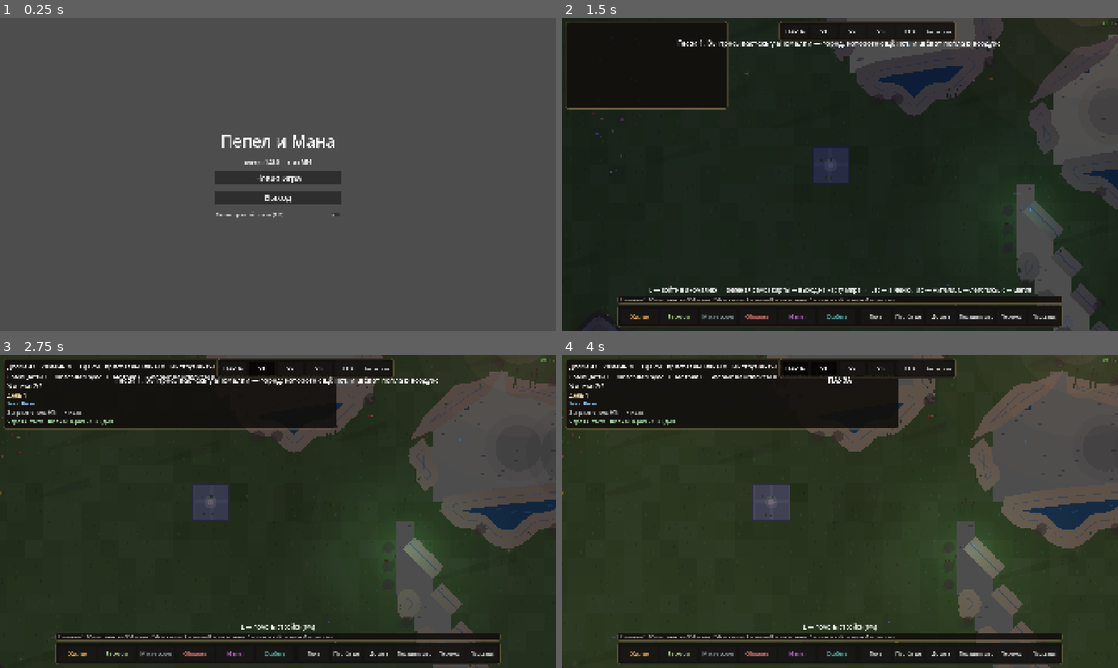
Above: before the commit, frames 1-4 (two rows, left to right).
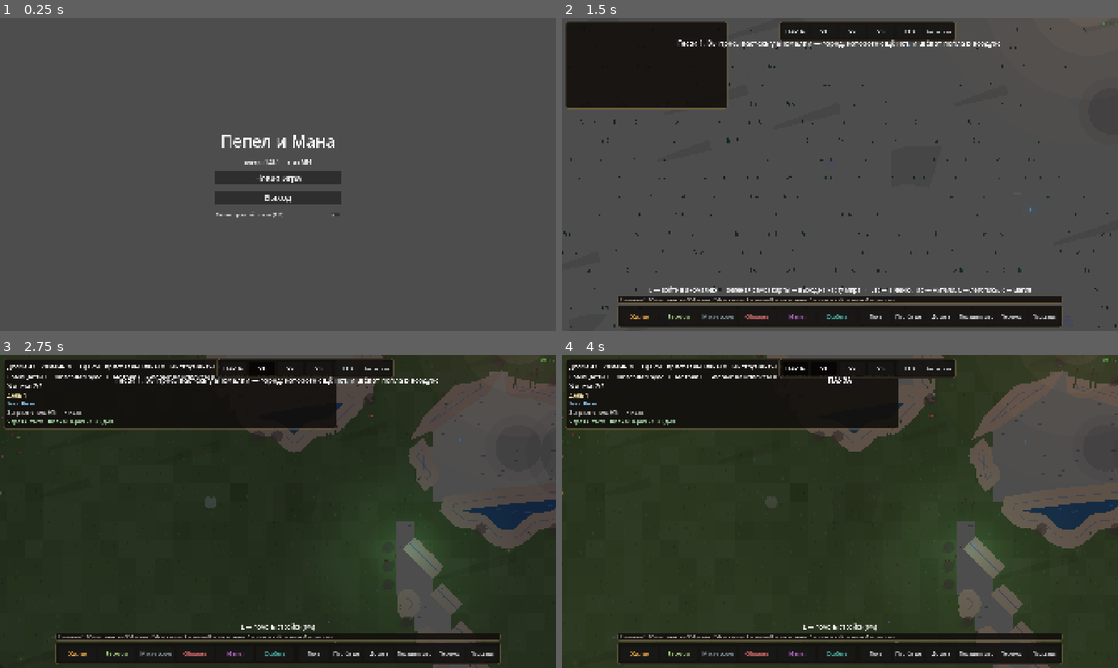
Above: after the commit, the same moments.

Repository: SDVGames-Studio/pepel-i-mana
Game: Godot game, scene res://scenes/main_menu.tscn
The game is run twice, just before and just after one commit, with the same random seed, the same clock (stepped at 60 frames per second) and the same inputs.
Inputs (mouse positions are in pixels of both pictures, inside the frame that each line leads up to):
- Up to frame 1 (0.25 s): no input
- Up to frame 2 (1.5 s): click "Новая игра" at 0.5 s; click "Основать город" at 1.25 s
- Up to frame 3 (2.75 s): tap Enter at 2 s; move the mouse to (400, 495) at 2.02 s; hold D (move_right) from 2.03 s (still down); tap Space (dash) at 2.1 s; click (400, 495) at 2.17 s
- Up to frame 4 (4 s): release D (move_right) at 2.75 s; drag from (728, 527) to (812, 574) at 2.77 s; click "ПАУЗА" at 3.5 s

The runs differ from the first frame. In frame 1, less than 0.1% of the frame differs, in the area x 49-51%, y 45-47%; in frame 2, 68%, in the area x 0-100%, y 0-100%; in frame 3, 0.8%; in frame 4, 0.8%.
Error in both runs: Cannot call method 'get_size' on a null value. (res://scripts/city_view.gd:342)

Commit message:
v1.28.1: фризы убиты — кэш блобов ландшафта по grid_ver, отдельный дешёвый слой зон/дорог, фоновой автосейв (снапшот в кадре, запись в потоке, атомарная подмена), возобновляемый скан места под здание, фикс краша сейва 'Invalid access id'

Diff:
--- a/data/version.json
+++ b/data/version.json
@@ -1,4 +1,4 @@
 {
-	"version": "1.28.0",
+	"version": "1.28.1",
 	"stage": "Этап 2"
 }
--- a/scripts/city.gd
+++ b/scripts/city.gd
@@ -267,6 +267,7 @@
 
 var _hud_refresh_accum := 0.0     # троттлинг HUD (v1.21): панели не чаще 4 раз/сек
 var _terrain_redraw_accum := 0.0  # ландшафт перерисовывается не чаще 2 раз/сек
+var _baked_grid_ver := -1   # версия сетки, на которую запечена земля (v1.28.1)
 
 
 func _process(delta: float) -> void:
@@ -287,9 +288,14 @@
 		if _terrain_redraw_accum >= 0.5:
 			_terrain_redraw_accum = 0.0
 			var trees_changed: bool = sim.terrain_dirty
+			var grid_ver: int = int(sim.map.grid_ver)
+			# v1.28.1: земля перевыпекается ТОЛЬКО при смене маски скал
+			# (grid_ver); деревья/саженцы в землю не запечены с M12.
+			# Спил/рост деревьев — только кэши видов (view/тени).
+			_terrain.rebake(grid_ver != _baked_grid_ver, grid_ver)
+			_baked_grid_ver = grid_ver
 			sim.terrain_dirty = false
 			sim.static_dirty = false
-			_terrain.rebake()   # перевыпечь текстуру ландшафта (v1.21.5)
 			if trees_changed:
 				view.mark_trees_dirty()   # деревья ушли в сортированный слой (M12)
 				_sky_shadows.rebuild()    # кэш теней тоже устарел (v1.27)
--- a/scripts/city_map.gd
+++ b/scripts/city_map.gd
@@ -17,6 +17,7 @@
 var w := 0
 var h := 0
 var ts := 32
+var grid_ver := 0             # v1.28.1: версия масок воды/скал — инкремент при выработке породы
 var grid: Array = []            # grid[y][x] -> TILE_*
 var road := {}                  # Vector2i -> true: дороги (M6) — ускорение и приоритет путей
 var wear := {}                  # Vector2i -> float: износ троп (M6) — город сам строит дороги там, где ходят
--- a/scripts/city_sim_gather.gd
+++ b/scripts/city_sim_gather.gd
@@ -483,6 +483,7 @@
 		_chron("chron.ore_revealed")
 	else:
 		map.grid[tile.y][tile.x] = map.TILE_DEADROCK
+		map.grid_ver += 1   # v1.28.1: маска скал изменилась
 		map.rock_hp[tile] = float(mcfg.get("deadrock_hp", 60.0))
 		events.append({"type": "rock_gone"})
 		_chron("chron.rock_gone")
@@ -599,6 +600,7 @@
 	map.rock_hp[tile] = float(cfg.get("mountain", {}).get("deadrock_hp", 60.0))
 	if kind == map.TILE_ORE:
 		map.grid[tile.y][tile.x] = map.TILE_DEADROCK
+		map.grid_ver += 1   # v1.28.1: маска скал изменилась
 		events.append({"type": "rock_gone"})
 		_chron("chron.rock_gone")
 	terrain_dirty = true
--- a/scripts/city_sim_gov.gd
+++ b/scripts/city_sim_gov.gd
@@ -799,23 +799,66 @@
 
 ## Ближайший к центру города билдабл-тайл рядом с природой заданных видов
 ## (радиус от прямоугольника здания). Для самостроя добытчиков (v1.21).
-func _find_tile_near_nature(type_id: String, kinds: Array, radius: float) -> Vector2i:
-	var best := Vector2i(-1, -1)
-	var best_d := INF
-	for y in map.h:
-		for x in map.w:
+func _find_tile_near_nature(type_id: String, kinds: Array, radius: float,
+		sync := false) -> Vector2i:
+	# v1.28.1: кэш + возобновляемый скан (как у _find_gather_tile) — полный
+	# проход по карте с gap-проверками стоил ~0.7 с в день постановки лесопилки
+	var budget := GATHER_SCAN_BUDGET if not sync else 1 << 30
+	var ver := int(map.grid_ver)
+	var key := "nat:" + type_id
+	var c: Dictionary = _gather_cache.get(key, {})
+	if c.is_empty() or int(c.get("ver", -1)) != ver:
+		c = {"ver": ver, "best": Vector2i(-1, -1), "best_d": INF,
+				"y": 0, "x": 0, "done": false}
+		_gather_cache[key] = c
+	if bool(c["done"]):
+		var fb: Vector2i = c["best"]
+		if fb == Vector2i(-1, -1):
+			return fb
+		if is_buildable_rect(type_id, fb) and placement_gap_ok(type_id, fb) \
+				and placement_block(type_id, fb) == "" \
+				and _nature_near_rect(type_id, fb, kinds, radius) != Vector2i(-1, -1):
+			return fb
+		c["done"] = false
+		c["best"] = Vector2i(-1, -1)
+		c["best_d"] = INF
+		c["y"] = 0
+		c["x"] = 0
+	var best: Vector2i = c["best"]
+	var best_d: float = c["best_d"]
+	var processed := 0
+	var y: int = c["y"]
+	while y < map.h and processed < budget:
+		var row_d: float = absf(float(y) - float(map.spawn_tile.y))
+		if row_d > best_d:
+			y += 1
+			continue
+		var x: int = c["x"]
+		while x < map.w and processed < budget:
+			processed += 1
 			var t := Vector2i(x, y)
+			x += 1
+			var col_d: float = maxf(row_d, absf(float(t.x) - float(map.spawn_tile.x)))
+			if col_d >= best_d:
+				continue
 			if not is_buildable_rect(type_id, t) or not placement_gap_ok(type_id, t):
 				continue
 			if placement_block(type_id, t) != "":
 				continue
 			if _nature_near_rect(type_id, t, kinds, radius) == Vector2i(-1, -1):
 				continue
-			var d: float = Vector2(t).distance_to(Vector2(map.spawn_tile))
-			if d < best_d:
-				best_d = d
-				best = t
-	return best
+			best = t
+			best_d = col_d
+		if x >= map.w:
+			y += 1
+			x = 0
+		c["y"] = y
+		c["x"] = x
+	if y >= map.h:
+		c["done"] = true
+	c["best"] = best
+	c["best_d"] = best_d
+	return Vector2i(-1, -1) if not bool(c["done"]) else best
 
 
 ## Якорь района (v1.21.1): ближайшее к центру города ГОТОВОЕ здание того же
@@ -867,25 +910,102 @@
 
 ## Ближайший к центру города тайл рядом с ресурсом, куда можно поставить здание.
 ## on_resource — здание ставится прямо на тайл (шахта на руде).
-func _find_gather_tile(type_id: String, kinds: Array, on_resource: bool) -> Vector2i:
-	var best := Vector2i(-1, -1)
-	var best_d := INF
-	for y in map.h:
-		for x in map.w:
+var _gather_cache := {}   # type_id -> состояние возобновляемого скана (v1.28.1)
+
+## Бюджет тайлов на один тик: полный скан размазывается по тикам, фриза нет.
+## sync=true — пройти до конца за один вызов (автотесты).
+const GATHER_SCAN_BUDGET := 400
+
+
+## Поиск места у ресурса: скан РЕЗЮМИРУЕТСЯ между тиками (состояние в
+## _gather_cache). Пока скан не дошёл до конца — возвращает -1 («сегодня не
+## поставили»), город просто строит на день позже, зато без фриза.
+func _find_gather_tile(type_id: String, kinds: Array, on_resource: bool,
+		sync := false) -> Vector2i:
+	var budget := GATHER_SCAN_BUDGET if not sync else 1 << 30
+	var ver := int(map.grid_ver)
+	var c: Dictionary = _gather_cache.get(type_id, {})
+	if c.is_empty() or int(c.get("ver", -1)) != ver:
+		c = {"ver": ver, "best": Vector2i(-1, -1), "best_d": INF,
+				"y": 0, "x": 0, "done": false}
+		_gather_cache[type_id] = c
+	if bool(c["done"]):
+		# скан завершён: быстрое ревалидирование найденного места
+		var fb: Vector2i = c["best"]
+		if fb == Vector2i(-1, -1):
+			return fb
+		if is_buildable_rect(type_id, fb) and placement_block(type_id, fb) == "" \
+				and placement_gap_ok(type_id, fb):
+			return fb
+		c["done"] = false   # место заняли — скан заново (догонит за пару тиков)
+		c["best"] = Vector2i(-1, -1)
+		c["best_d"] = INF
+		c["y"] = 0
+		c["x"] = 0
+	# возобновляем скан с сохранённой позиции, бюджет — на один тик
+	var best: Vector2i = c["best"]
+	var best_d: float = c["best_d"]
+	var w := bld_w_of_type(type_id)
+	var others: Array = []
+	for b in buildings:
+		others.append({"r": Rect2i(Vector2i(b["tile"]), Vector2i(bld_w(b), bld_w(b))),
+				"wall": String(b["type"]) == "wall" or String(b["type"]) == "gate",
+				"house": String(b["type"]) == "house"})
+	var pcfg: Dictionary = cfg.get("placement", {})
+	var build_gap := int(pcfg.get("build_gap", 1))
+	var wall_gap := int(pcfg.get("wall_house_gap", 3))
+	var processed := 0
+	var y: int = c["y"]
+	while y < map.h and processed < budget:
+		var row_d: float = absf(float(y) - float(map.spawn_tile.y))
+		if row_d > best_d:
+			y += 1
+			continue
+		var x: int = c["x"]
+		while x < map.w and processed < budget:
+			processed += 1
 			var t := Vector2i(x, y)
-			if on_resource:
-				if not (map.grid[y][x] in kinds) or not is_buildable_rect(type_id, t) \
-						or not placement_gap_ok(type_id, t):
-					continue
-			else:
-				if not is_buildable_rect(type_id, t) or placement_block(type_id, t) != "" \
-						or not placement_gap_ok(type_id, t):
-					continue
-			var d: float = Vector2(t).distance_to(Vector2(map.spawn_tile))
-			if d < best_d:
-				best_d = d
-				best = t
-	return best
+			var col_d: float = maxf(row_d, absf(float(x) - float(map.spawn_tile.x)))
+			x += 1
+			if col_d >= best_d:
+				continue
+			if on_resource and not (map.grid[t.y][t.x] in kinds):
+				continue
+			var ok := true
+			for dy in w:
+				for dx in w:
+					var ct := t + Vector2i(dx, dy)
+					if not is_buildable_tile(ct) or not building_at(ct).is_empty():
+						ok = false
+						break
+				if not ok:
+					break
+			# особые правила места (шахта на жиле, оружейная у кузни...) —
+			# без этого скан находил формально годное, но игрово неверное место
+			if ok and placement_block(type_id, t) != "":
+				ok = false
+			if ok:
+				for o in others:
+					var r: Rect2i = o["r"]
+					var dx2: int = maxi(maxi(t.x - r.end.x, r.position.x - (t.x + w)), 0)
+					var dy2: int = maxi(maxi(t.y - r.end.y, r.position.y - (t.y + w)), 0)
+					if maxi(dx2, dy2) < (wall_gap if (o["wall"] and o["house"]) else build_gap):
+						ok = false
+						break
+			if not ok:
+				continue
+			best = t
+			best_d = col_d
+		if x >= map.w:
+			y += 1
+			x = 0
+		c["y"] = y
+		c["x"] = x
+	if y >= map.h:
+		c["done"] = true
+	c["best"] = best
+	c["best_d"] = best_d
+	return Vector2i(-1, -1) if not bool(c["done"]) else best
 
 
 func _ring_buildable(center: Vector2i, max_radius: int, type_id := "") -> Vector2i:
@@ -929,6 +1049,8 @@
 
 ## Дневной бросок: болезни и выздоровления (лекарь лечит, запущенная болезнь убивает).
 func _roll_ailments() -> void:
+	if OS.get_environment("AIL_OFF") != "":
+		return   # биопсия: глушим тело для бисекции фриза
 	var acfg: Dictionary = people.get("ailments", {})
 	for r in residents.duplicate():
 		if String(r["prof"]) == "" or _is_golem(r):
--- a/scripts/city_sim_tick.gd
+++ b/scripts/city_sim_tick.gd
@@ -73,12 +73,16 @@
 	match _daily_phase:
 		1:
 			# фаза 1 — самая тяжёлая: стройка и переназначение всех жителей
+			var t0: int = Time.get_ticks_usec()
 			_roll_autobuild()
+			var t1: int = Time.get_ticks_usec()
 			_roll_city_repair()   # город чинит сам: строитель 50%, непрофильный 70% (v1.21.3)
+			var t2: int = Time.get_ticks_usec()
 			morning_plan()
+			var t3: int = Time.get_ticks_usec()
 			_daily_phase = 2
 		2:
-			# фаза 2 — люди и события
+			# фаза 2 — люди и события (болезни/беженцы/рождения/стражи/охота...)
 			_roll_ailments()
 			_roll_refugees()
 			_roll_births()
--- a/scripts/city_terrain.gd
+++ b/scripts/city_terrain.gd
@@ -22,6 +22,12 @@
 var _vp: SubViewport = null
 var _drawer: Node2D = null
 var _tex: Texture2D = null
+# v1.28.1: второй слой — «надстройки» (зоны/дороги/плиты). Они меняются
+# часто (обустройство полей), а полная перевыпечка земли (тысячи команд
+# травы) стоила ~0.3 с и давала регулярные фризы.
+var _vp2: SubViewport = null
+var _drawer2: Node2D = null
+var _tex2: Texture2D = null
 
 
 func setup(city_map, city_cfg: Dictionary, city_sim = null) -> void:
@@ -49,21 +55,49 @@
 	_drawer.draw.connect(_draw_tiles)
 	_vp.add_child(_drawer)
 	_tex = _vp.get_texture()
+	_vp2 = SubViewport.new()
+	_vp2.size = _vp.size
+	_vp2.transparent_bg = true
+	_vp2.render_target_update_mode = SubViewport.UPDATE_DISABLED
+	_vp2.canvas_item_default_texture_filter = Viewport.DEFAULT_CANVAS_ITEM_TEXTURE_FILTER_NEAREST
+	add_child(_vp2)
+	_drawer2 = Node2D.new()
+	_drawer2.draw.connect(_draw_static_content)
+	_vp2.add_child(_drawer2)
+	_tex2 = _vp2.get_texture()
 	queue_redraw()
 
 
 func _ready() -> void:
-	rebake()
-
-
-## Перевыпечь ландшафт (дерево спилили, скала выработана...) — вызвать
-## вместо queue_redraw(): перерисовать духовку и обновить квадрат.
-func rebake() -> void:
+	rebake(true)   # первый bake: кэш блобов строится обязательно
+
+
+## Перевыпечь слой земли (скалу выработали, воду замостили мостом...) —
+## heavy=true и версия сетки изменились: пересчитать блобы и всё поле.
+## false: перерисовать ТОЛЬКО надстройки (зоны/дороги/плиты) — дёшево.
+## v1.28.1 (фикс фризов): полная перевыпечка земли = тысячи draw-команд
+## травы (~0.3 с), а вызывалась на каждое обустройство клетки/дорогу.
+var _rebake_count := 0
+var _blob_cache_ver := -1     # версия сетки, на которую построен кэш блобов
+var _blob_cache_dirty := true # кэш требует пересчёта (первый bake или смена сетки)
+var _water_cached: Array = []   # [{loop, tris, depth}...]
+var _rock_cached: Array = []    # [{loop, tris}...]
+
+
+func rebake(heavy := false, grid_ver := -1) -> void:
 	if _vp == null:
 		return
-	_drawer.queue_redraw()
-	_vp.render_target_update_mode = SubViewport.UPDATE_DISABLED
-	_vp.render_target_update_mode = SubViewport.UPDATE_ONCE
+	_rebake_count += 1
+	if heavy and map != null and _blob_cache_ver != grid_ver:
+		_blob_cache_ver = grid_ver
+		_blob_cache_dirty = true
+		_drawer.queue_redraw()
+		_vp.render_target_update_mode = SubViewport.UPDATE_DISABLED
+		_vp.render_target_update_mode = SubViewport.UPDATE_ONCE
+	# надстройки всегда перерисовываются — их мало (сотни команд)
+	_drawer2.queue_redraw()
+	_vp2.render_target_update_mode = SubViewport.UPDATE_DISABLED
+	_vp2.render_target_update_mode = SubViewport.UPDATE_ONCE
 	queue_redraw()
 
 
@@ -78,6 +112,8 @@
 	if _tex == null or map == null:
 		return
 	draw_texture_rect(_tex, Rect2(Vector2.ZERO, Vector2(map.w * map.ts, map.h * map.ts)), false)
+	if _tex2 != null:
+		draw_texture_rect(_tex2, Rect2(Vector2.ZERO, Vector2(map.w * map.ts, map.h * map.ts)), false)
 
 
 ## Отрисовка тайлов — в холст духовки (те же команды, что рисовали в _draw
@@ -106,6 +142,13 @@
 	# сглаживание Безье — стиль RimWorld/Dwarf Fortress, не по тайлам)
 	_draw_rock_blobs(ts)
 	_draw_water_blobs(ts)
+
+
+## Надстройки (v1.28.1 — отдельный дешёвый слой): зоны, дороги, плиты
+## площади. Меняются часто, но команд здесь сотни, а не тысячи.
+func _draw_static_content() -> void:
+	if map == null:
+		return
 	_draw_roads_baked()
 	_draw_zones_baked()
 	_draw_plaza_baked()
@@ -262,6 +305,21 @@
 
 ## Заливка региона: полигон (контур теперь простой — починен сшивкой),
 ## при отказе триангуляции — деградация к тайлам по центрам.
+## Заливка региона: кэшированная триангуляция (быстрый путь, v1.28.1) или
+## разовая триангуляция/тайлы. Триангуляция большого сглаженного полигона
+## дорога — потому кэшируется вместе с контуром.
+func _fill_loop_cached(loop: PackedVector2Array, tris: PackedInt32Array, col: Color) -> void:
+	if tris.is_empty():
+		_drawer.draw_colored_polygon(loop, col)
+		return
+	var cols := PackedColorArray()
+	cols.resize(loop.size())
+	cols.fill(col)
+	# draw_polygon не принимает индексы — пишем триангуляцию через RS
+	RenderingServer.canvas_item_add_triangle_array(_drawer.get_canvas_item(),
+			tris, loop, cols)
+
+
 func _fill_loop(loop: PackedVector2Array, col: Color, ts: float) -> void:
 	if Geometry2D.triangulate_polygon(loop).is_empty():
 		_fill_loop_tiles(loop, col, ts)
@@ -479,33 +537,39 @@
 func _draw_water_blobs(ts: float) -> void:
 	var deep_col: Color = colors.get("water_deep", colors["water"].darkened(0.28))
 	var shore_col: Color = colors.get("shore", Color("#c8b183"))
-	var raw_loops: Array = _mask_loops(func(t: Vector2i) -> bool:
-		return map.grid[t.y][t.x] == map.TILE_WATER)
-	if raw_loops.is_empty():
-		return
-	raw_loops.sort_custom(func(a, b) -> bool: return _loop_area(a) > _loop_area(b))
-	var loops: Array = []
-	for raw in raw_loops:
-		loops.append(_smooth_loop(raw))
-	# заливка: чётная глубина — вода, нечётная — остров (трава).
-	# Тайловая заливка; ступенчатый край накрывает ПЛЯЖ — широкая песчаная
-	# обводка прямо по сглаженному контуру (полуширина ~0.45 тайла гасит
-	# ступени и даёт naturальный берег, как в RimWorld).
-	for loop in loops:
-		var depth := _loop_depth(loop, loops)
-		var c := _poly_centroid(loop)
+	# v1.28.1: контуры+триангуляция — из кэша (маска воды меняется только
+	# со сменой сетки); пересчёт — по _blob_cache_dirty из rebake(heavy)
+	if _blob_cache_dirty:
+		_water_cached = []
+		var raw: Array = _mask_loops(func(t: Vector2i) -> bool:
+			return map.grid[t.y][t.x] == map.TILE_WATER)
+		raw.sort_custom(func(a, b) -> bool: return _loop_area(a) > _loop_area(b))
+		var smootheds: Array = []
+		for rl in raw:
+			smootheds.append(_smooth_loop(rl))
+		for sm in smootheds:
+			_water_cached.append({"loop": sm,
+					"tris": Geometry2D.triangulate_polygon(sm),
+					"depth": _loop_depth(sm, smootheds)})
+		_rock_cached = _build_rock_cache()
+		_blob_cache_dirty = false
+	for entry in _water_cached:
+		var loop: PackedVector2Array = entry["loop"]
+		var depth: int = int(entry["depth"])
 		if depth % 2 == 1:
-			_fill_loop(loop, _grass_at(int(c.x / ts), int(c.y / ts)), ts)
+			var c := _poly_centroid(loop)
+			_fill_loop_cached(loop, entry["tris"], _grass_at(int(c.x / ts), int(c.y / ts)))
 			_stroke_on_loop(loop, ts * 0.6, Color("#6d8a4e").darkened(0.05))
 			continue
-		_fill_loop(loop, colors["water"], ts)
+		_fill_loop_cached(loop, entry["tris"], colors["water"])
 		# глубина: один мягкий тёмный контур только у БОЛЬШИХ водоёмов
 		# (у малых прудов вложенные контуры читались «ромбами»)
 		if _loop_area(loop) > 18.0 * ts * ts:
 			_stroke_inside(loop, 0.60, ts * 0.8, Color(deep_col.r, deep_col.g, deep_col.b, 0.4))
 	# берег: пляж по контуру и светлый урез воды внутри
-	for loop in loops:
-		if _loop_depth(loop, loops) % 2 == 1:
+	for entry in _water_cached:
+		var loop: PackedVector2Array = entry["loop"]
+		if int(entry["depth"]) % 2 == 1:
 			continue
 		_stroke_on_loop(loop, ts * 0.9, shore_col)
 		# влажный блеск у кромки — едва заметный, без «синей разметки»
@@ -675,21 +739,15 @@
 ## Светлая порода, лёгкая пятнистость, тёмная кромка по краю; трещины
 ## добычи и руда — по тайлам.
 func _draw_rock_blobs(ts: float) -> void:
-	var raw_loops: Array = _mask_loops(func(t: Vector2i) -> bool:
-		return map.grid[t.y][t.x] == map.TILE_ROCK or map.grid[t.y][t.x] == map.TILE_ORE)
-	if raw_loops.is_empty():
-		return
-	var loops: Array = []
-	for raw in raw_loops:
-		loops.append(_smooth_loop(raw))
-	for loop in loops:
+	for entry in _rock_cached:
+		var loop: PackedVector2Array = entry["loop"]
 		var c := _poly_centroid(loop)
 		# тон массива «дышит» по блобу — порода СВЕТЛАЯ (тёмная база + белые
 		# круги давали «облака»)
 		var tone := _noise2(c.x / (ts * 3.0), c.y / (ts * 3.0), 30, 91) / 29.0
 		var base := Color("#8a8478").lightened(0.05 * tone - 0.025)
 		# заливка региона; край накрывает тёмная кромка массива по контуру
-		_fill_loop(loop, base, ts)
+		_fill_loop_cached(loop, entry["tris"], base)
 		_stroke_on_loop(loop, ts * 0.55, Color("#55503f"))
 		# светлая верхняя ступень и лёгкая тень подошвы — рельеф без кругов
 		if _loop_area(loop) > 6.0 * ts * ts:
@@ -703,6 +761,18 @@
 			if g != map.TILE_ROCK and g != map.TILE_ORE:
 				continue
 			_draw_rock_tile_detail(x, y, g == map.TILE_ORE, ts)
+
+
+## Кэш скальных блобов (контуры + триангуляция) — пересчёт только при
+## смене сетки (rebake(heavy)), см. v1.28.1.
+func _build_rock_cache() -> Array:
+	var raw_loops: Array = _mask_loops(func(t: Vector2i) -> bool:
+		return map.grid[t.y][t.x] == map.TILE_ROCK or map.grid[t.y][t.x] == map.TILE_ORE)
+	var out: Array = []
+	for raw in raw_loops:
+		var sm := _smooth_loop(raw)
+		out.append({"loop": sm, "tris": Geometry2D.triangulate_polygon(sm)})
+	return out
 
 
 ## Фактура внутри скального блоба: мягкие пятна породы, трещины добычи,
--- a/scripts/game.gd
+++ b/scripts/game.gd
@@ -153,27 +153,70 @@
 
 ## Автосейв каждое утро города (M14-A): герой в городе (не в данже и не в пути
 ## по карте мира), начиная со 2-го дня. Тост «сохранено» — через события sim.
+## v1.28.1: сбор снапшота — в кадре (быстро), запись — В ФОНОВОМ ПОТОКЕ:
+## синхронная запись сотен КБ на диск каждое утро и была ежедневным фризом.
+var _save_thread: Thread = null
+var _save_pending_toast := false
+
+
 func _autosave_tick() -> void:
 	if city_sim == null or in_dungeon or world_active:
 		return
 	var day := int(city_sim.day)
 	if day <= 1 or day <= _autosave_day:
+		return
+	# предыдущая фоновая запись ещё идёт — утро пропускаем (догонит завтра)
+	if _save_thread != null and _save_thread.is_alive():
 		return
 	Game.stats["days"] = maxi(int(Game.stats.get("days", 0)), day)   # статистика (M14-K)
 	_autosave_day = day
 	var sg: Script = load(SAVE_SCRIPT)
-	var err: String = sg.save_game(self, sg.city_hero_tile(self), -1, -1)
-	if err == "":
+	var snapshot: Dictionary = sg.save_snapshot(self, sg.city_hero_tile(self), -1, -1)
+	if snapshot.is_empty():
+		return
+	_save_pending_toast = true
+	_save_thread = Thread.new()
+	_save_thread.start(_save_worker.bind(snapshot))
+
+
+## Рабочая функция фонового автосейва: только снапшот и диск — никаких
+## обращений к дереву сцены. По завершении ставит тост через главный поток.
+func _save_worker(snapshot: Dictionary) -> void:
+	var sg: Script = load(SAVE_SCRIPT)
+	var err: String = sg.write_snapshot(snapshot)
+	_toast_save_result.call_deferred(err)
+
+
+func _toast_save_result(err: String) -> void:
+	if _save_thread != null:
+		_save_thread.wait_to_finish()
+		_save_thread = null
+	if err == "" and city_sim != null and _save_pending_toast:
+		_save_pending_toast = false
 		city_sim.events.append({"type": "autosaved"})
 
 
 ## Сохранить игру (обёртка для сцен). hero_tile — текущий тайл героя.
+## Ручной сейв синхронный и ждёт завершения фоновой записи (v1.28.1).
 func save_game(hero_tile: Vector2i, hero_hp: int, hero_mana: int) -> String:
+	_join_save_thread()
 	var sg: Script = load(SAVE_SCRIPT)
 	var err: String = sg.save_game(self, hero_tile, hero_hp, hero_mana)
 	if err == "":
 		_autosave_day = int(city_sim.day) if city_sim != null else _autosave_day
 	return err
+
+
+## Дождаться фоновой записи сейва (ручной сейв и выход из игры).
+func _join_save_thread() -> void:
+	if _save_thread != null and _save_thread.is_alive():
+		_save_thread.wait_to_finish()
+	_save_thread = null
+
+
+func _notification(what: int) -> void:
+	if what == NOTIFICATION_PREDELETE:
+		_join_save_thread()   # не бросать фоновую запись при выходе
 
 
 ## Загрузить игру из файла в этот инстанс. "" — успех, иначе ключ локализации.
--- a/scripts/save_game.gd
+++ b/scripts/save_game.gd
@@ -34,15 +34,24 @@
 ## Сохранить игру. hero_tile — где герой сейчас (сцена знает точнее всего),
 ## hero_hp/hero_mana — состояние героя (из данжа не вызывается).
 static func save_game(game, hero_tile: Vector2i, hero_hp: int, hero_mana: int) -> String:
+	var data := save_snapshot(game, hero_tile, hero_hp, hero_mana)
+	if data.is_empty():
+		return "save.no_game"
+	return write_snapshot(data)
+
+
+## Снапшот сейва (v1.28.1): сбор данных БЕЗ записи на диск — быстрый,
+## вызывается в кадре. Пустой словарь — нет игры.
+static func save_snapshot(game, hero_tile: Vector2i, hero_hp: int, hero_mana: int) -> Dictionary:
 	if game.city_sim == null or game.world_map == null or game.world_sim == null:
-		return "save.no_game"
+		return {}
 	var wt := Vector2i(-1, -1)
 	if bool(game.world_active):
 		wt = hero_tile
 	var ct: Vector2i = game.city_return_tile
 	if not bool(game.world_active):
 		ct = hero_tile
-	var data := {
+	return {
 		"v": FORMAT_VERSION,
 		"meta": {
 			"day": int(game.city_sim.day),
@@ -56,14 +65,30 @@
 		"codex": game.codex,
 		"stats": game.stats,
 	}
+
+
+## Запись снапшота: строковизация + диск. v1.28.1 — вызывается В ФОНОВОМ
+## ПОТОКЕ автосейвом (страшный фриз по утрам был здесь: stringify + запись
+## сотен КБ на диск в кадре). Пишет во временный файл и переименовывает —
+## читатель не увидит полуфайл. Возвращает "" или ключ ошибки.
+static func write_snapshot(data: Dictionary) -> String:
 	if DirAccess.make_dir_recursive_absolute(SAVE_PATH.get_base_dir()) != OK \
 			and not DirAccess.dir_exists_absolute(SAVE_PATH.get_base_dir()):
 		return "save.write_failed"
-	var f := FileAccess.open(SAVE_PATH, FileAccess.WRITE)
+	var tmp := SAVE_PATH + ".tmp"
+	var f := FileAccess.open(tmp, FileAccess.WRITE)
 	if f == null:
 		return "save.write_failed"
 	f.store_string(JSON.stringify(data, "\t", true, true))
 	f.close()
+	if f.get_error() != OK and f.get_error() != ERR_FILE_EOF:
+		DirAccess.remove_absolute(tmp)
+		return "save.write_failed"
+	# атомарная подмена: сначала переименование поверх, потом запасной путь
+	if DirAccess.rename_absolute(tmp, SAVE_PATH) != OK:
+		DirAccess.remove_absolute(SAVE_PATH)
+		if DirAccess.rename_absolute(tmp, SAVE_PATH) != OK:
+			return "save.write_failed"
 	return ""
 
 
@@ -272,13 +297,16 @@
 
 
 ## Жители: ссылки на здания (bld/site/home) превращаем в id зданий.
+## v1.28.1: защитно — ссылка без id (битая/чужая) сохраняется как null,
+## а не роняет весь сейв (было: «Invalid access 'id'» и отмена сохранения).
 static func _residents_save(sim) -> Array:
 	var out: Array = []
 	for r in sim.residents:
 		var d := {}
 		for k in r:
 			if k in ["bld", "site", "home"]:
-				d[k] = int(r[k]["id"]) if r[k] != null else null
+				var v: Variant = r[k]
+				d[k] = int(v["id"]) if (v is Dictionary and v.has("id")) else null
 			else:
 				d[k] = r[k]
 		out.append(d)
--- a/tests/test_base.gd
+++ b/tests/test_base.gd
@@ -309,7 +309,7 @@
 					kinds = [sim.map.TILE_TREE]
 				"quarry":
 					kinds = [sim.map.TILE_ROCK, sim.map.TILE_ORE]
-			return sim._find_gather_tile(type_id, kinds, on_resource)
+			return sim._find_gather_tile(type_id, kinds, on_resource, true)
 	for radius in range(1, 8):
 		for dy in range(-radius, radius + 1):
 			for dx in range(-radius, radius + 1):
Not shown, changed: CHANGELOG_E2.md
Not shown, changed: PLAN.md
Not shown, changed: README.md
Not shown, changed: СЛЕДУЮЩИЙ-ШАГ.md
